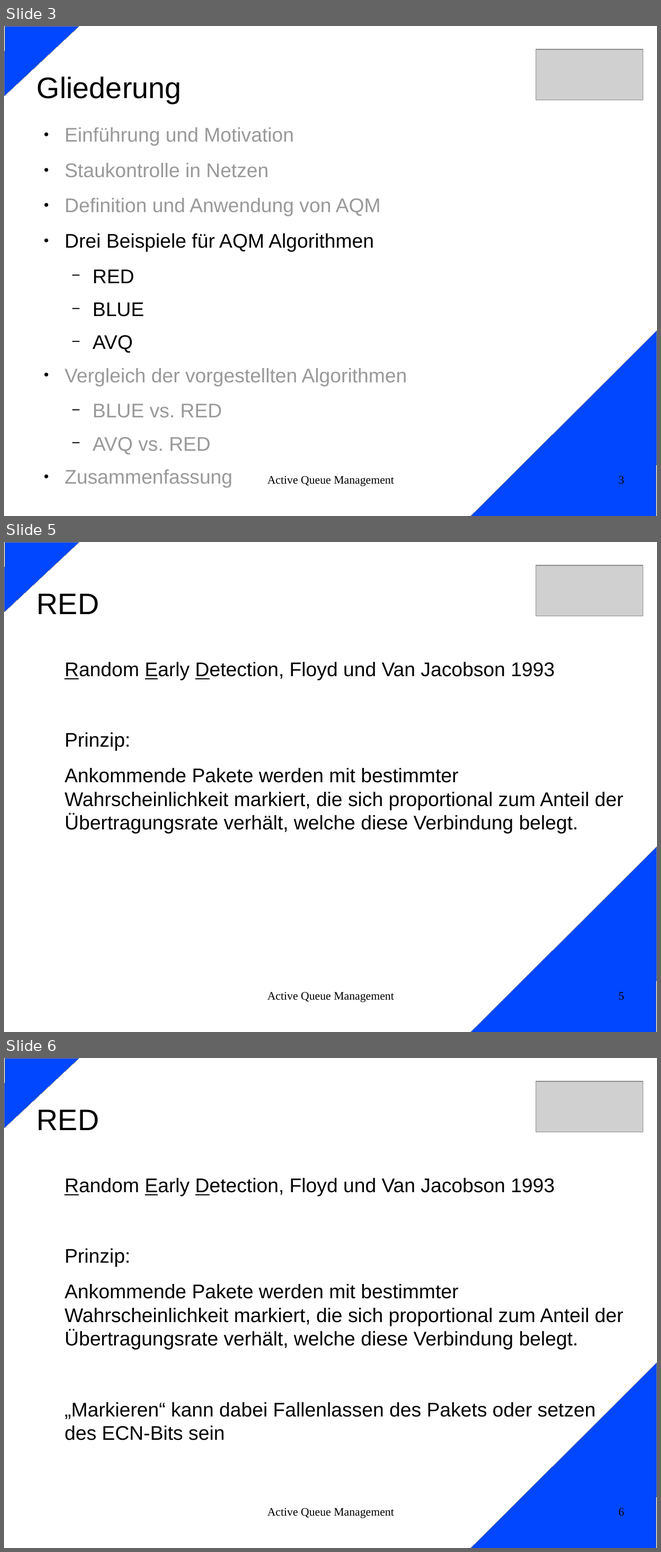
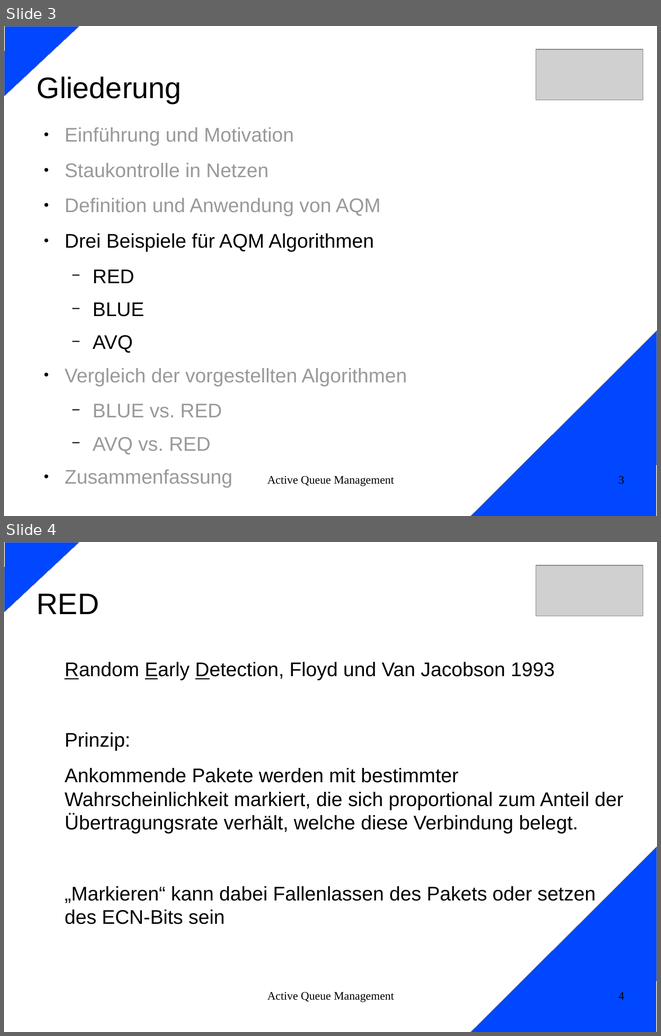
Before and after one commit to mullahaljaid/seminar_ss_14, a slide deck: Vortrag/AQM_Teil2.odp. Shown one above the other, each under a label of ours: slides 3, 5 and 6 before the commit, slides 3 and 4 after it; the slides between them are not shown. The pictures are 661x1552 and 661x1036 pixels, drawn with LibreOffice and Linux fonts; fonts in the diff are those of the drawing; grey boxes stand for pictures. Boxes give left, top, right and bottom in pixels: in the first picture for what was removed or moved away, otherwise in the second. Text is boxed around its words. In the diff, an @@ line names an element or a change of style, - is before the commit and + after.

```diff
--- a/Vortrag/AQM_Teil2.odp
+++ b/Vortrag/AQM_Teil2.odp
@@ slide 5 removed at (4, 542, 657, 1032), background #FFFFFF @@
@@ right triangle removed at (5, 542, 79, 612) @@
@@ picture removed at (536, 565, 643, 616) @@
@@ title removed at (37, 593, 99, 614) @@
-RED
@@ text removed at (64, 662, 624, 834) @@
-Random Early Detection, Floyd und Van Jacobson 1993
-Prinzip:
-Ankommende Pakete werden mit bestimmter Wahrscheinlichkeit markiert, die sich proportional zum Anteil der Übertragungsrate verhält, welche diese Verbindung belegt.
@@ right triangle removed at (470, 846, 657, 1032) @@
@@ text removed at (267, 991, 394, 1002) @@
-Active Queue Management
@@ page number removed at (618, 991, 624, 1000) @@
-5
@@ what was slide 6 is now slide 4 @@
@@ page number at (618, 991, 624, 999): text changed @@
-6
+4
```
Also in this commit, not shown: 1 slide changed, 60 other slides removed, 1 other file.
